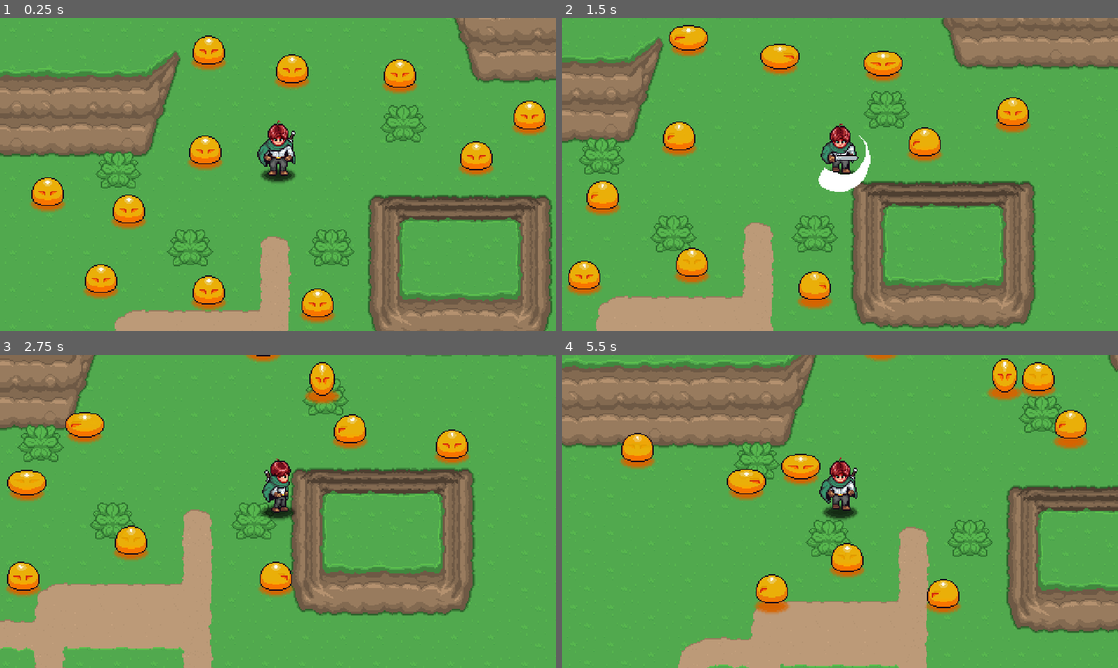
Above: before the commit, frames 1-4 (two rows, left to right).
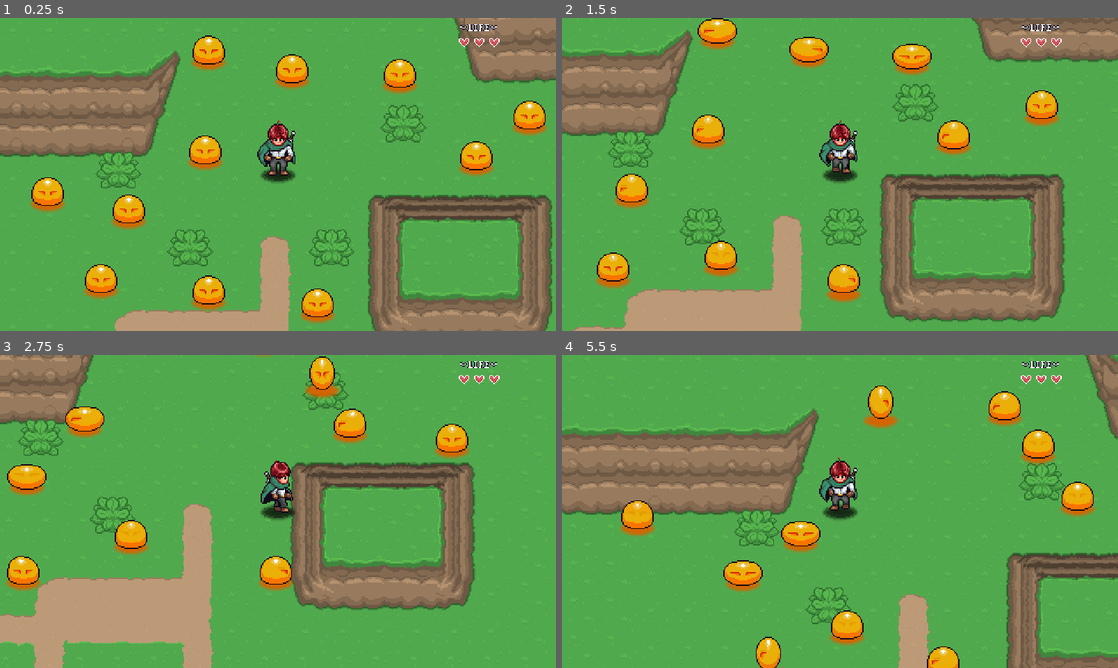
Above: after the commit, the same moments.

Repository: nimaeskandary/aarpg
Game: Godot game, scene res://playground.tscn
Two runs of this game, one before a commit and one after it. Both use one fixed random seed, a clock stepped at 60 frames per second and the inputs below.
Inputs (mouse positions are in pixels of both pictures, inside the frame that each line leads up to):
- Up to frame 1 (0.25 s): no input
- Up to frame 2 (1.5 s): move the mouse to (962, 158) at 0.52 s; hold D (right) 0.53-1.28 s; hold Space (attack, bound only after the commit) 0.53-1.28 s; move the mouse to (728, 190) at 1.27 s; hold S (down) from 1.28 s (still down); click (728, 190) at 1.35 s
- Up to frame 3 (2.75 s): move the mouse to (333, 442) at 2.02 s; release S (down) at 2.03 s; hold D (right) from 2.03 s (still down); hold Space (attack, bound only after the commit) from 2.03 s (still down)
- Up to frame 4 (5.5 s): move the mouse to (812, 574) at 2.77 s; release D (right) at 2.78 s; release Space (attack, bound only after the commit) at 2.78 s; hold W (up) 2.78-3.53 s; click (812, 574) at 2.85 s; move the mouse to (1006, 558) at 3.52 s; hold Space (attack, bound only after the commit) 3.53-4.28 s; hold A (left) 3.53-5.03 s; move the mouse to (673, 464) at 4.27 s; click (673, 464) at 4.35 s; move the mouse to (867, 511) at 5.02 s; hold S (down) from 5.03 s (still down); hold Space (attack, bound only after the commit) from 5.03 s (still down)

The runs differ from the first frame. In frame 1, 0.2% of the frame differs, in the area x 82-90%, y 2-10%; in frame 2, 35%; in frame 3, 14%; in frame 4, 45%, in the area x 0-100%, y 0-100%.

Commit message:
vid 12, player hud

Diff:
--- a/Enemies/Slime/Slime.tscn
+++ b/Enemies/Slime/Slime.tscn
@@ -180,7 +180,7 @@
 tracks/3/loop_wrap = true
 tracks/3/keys = {
 "clips": [{
-"end_offset": 0.0770756,
+"end_offset": 0.0656667,
 "start_offset": 0.0,
 "stream": ExtResource("6_k0rug")
 }],
@@ -272,7 +272,7 @@
 tracks/3/loop_wrap = true
 tracks/3/keys = {
 "clips": [{
-"end_offset": 0.0802239,
+"end_offset": 0.0656667,
 "start_offset": 0.0,
 "stream": ExtResource("6_k0rug")
 }],
@@ -364,7 +364,7 @@
 tracks/3/loop_wrap = true
 tracks/3/keys = {
 "clips": [{
-"end_offset": 0.0755016,
+"end_offset": 0.0656667,
 "start_offset": 0.0,
 "stream": ExtResource("6_k0rug")
 }],
@@ -544,7 +544,7 @@
 tracks/3/loop_wrap = true
 tracks/3/keys = {
 "clips": [{
-"end_offset": 0.766057,
+"end_offset": 0.765667,
 "start_offset": 0.0,
 "stream": ExtResource("6_k0rug")
 }],
@@ -600,7 +600,7 @@
 tracks/3/loop_wrap = true
 tracks/3/keys = {
 "clips": [{
-"end_offset": 0.766057,
+"end_offset": 0.765667,
 "start_offset": 0.0,
 "stream": ExtResource("6_k0rug")
 }],
@@ -656,7 +656,7 @@
 tracks/3/loop_wrap = true
 tracks/3/keys = {
 "clips": [{
-"end_offset": 0.766057,
+"end_offset": 0.765667,
 "start_offset": 0.0,
 "stream": ExtResource("6_k0rug")
 }],
--- /dev/null
+++ b/GUI/PlayerHud/HeartGUI.tscn
@@ -0,0 +1,16 @@
+[gd_scene load_steps=3 format=3 uid="uid://dcjpru35deau3"]
+
+[ext_resource type="Script" path="res://GUI/PlayerHud/heart_gui.gd" id="1_5ft3u"]
+[ext_resource type="Texture2D" uid="uid://b8jx3sdd4ofdf" path="res://GUI/PlayerHud/gui-health.png" id="1_cnc6w"]
+
+[node name="Heart" type="Control"]
+custom_minimum_size = Vector2(9, 8)
+layout_mode = 3
+anchors_preset = 0
+script = ExtResource("1_5ft3u")
+
+[node name="Sprite2D" type="Sprite2D" parent="."]
+texture = ExtResource("1_cnc6w")
+centered = false
+hframes = 7
+vframes = 2
--- /dev/null
+++ b/GUI/PlayerHud/PlayerHud.tscn
@@ -0,0 +1,92 @@
+[gd_scene load_steps=4 format=3 uid="uid://bwt58towieg2k"]
+
+[ext_resource type="Script" path="res://GUI/PlayerHud/player_hud.gd" id="1_0rjqd"]
+[ext_resource type="Texture2D" uid="uid://b8jx3sdd4ofdf" path="res://GUI/PlayerHud/gui-health.png" id="1_58dk7"]
+[ext_resource type="PackedScene" uid="uid://dcjpru35deau3" path="res://GUI/PlayerHud/HeartGUI.tscn" id="2_0qq4j"]
+
+[node name="PlayerHud" type="CanvasLayer"]
+script = ExtResource("1_0rjqd")
+
+[node name="Control" type="Control" parent="."]
+layout_mode = 3
+anchors_preset = 15
+anchor_right = 1.0
+anchor_bottom = 1.0
+grow_horizontal = 2
+grow_vertical = 2
+
+[node name="Sprite2D" type="Sprite2D" parent="Control"]
+position = Vector2(413, 8)
+texture = ExtResource("1_58dk7")
+region_enabled = true
+region_rect = Rect2(30, 1, 32, 6)
+
+[node name="HFlowContainer" type="HFlowContainer" parent="Control"]
+layout_mode = 0
+offset_left = 349.0
+offset_top = 17.0
+offset_right = 479.0
+offset_bottom = 40.0
+theme_override_constants/h_separation = 4
+theme_override_constants/v_separation = 2
+alignment = 1
+
+[node name="Heart" parent="Control/HFlowContainer" instance=ExtResource("2_0qq4j")]
+layout_mode = 2
+
+[node name="Heart2" parent="Control/HFlowContainer" instance=ExtResource("2_0qq4j")]
+layout_mode = 2
+
+[node name="Heart3" parent="Control/HFlowContainer" instance=ExtResource("2_0qq4j")]
+layout_mode = 2
+
+[node name="Heart4" parent="Control/HFlowContainer" instance=ExtResource("2_0qq4j")]
+layout_mode = 2
+
+[node name="Heart5" parent="Control/HFlowContainer" instance=ExtResource("2_0qq4j")]
+layout_mode = 2
+
+[node name="Heart6" parent="Control/HFlowContainer" instance=ExtResource("2_0qq4j")]
+layout_mode = 2
+
+[node name="Heart7" parent="Control/HFlowContainer" instance=ExtResource("2_0qq4j")]
+layout_mode = 2
+
+[node name="Heart8" parent="Control/HFlowContainer" instance=ExtResource("2_0qq4j")]
+layout_mode = 2
+
+[node name="Heart9" parent="Control/HFlowContainer" instance=ExtResource("2_0qq4j")]
+layout_mode = 2
+
+[node name="Heart10" parent="Control/HFlowContainer" instance=ExtResource("2_0qq4j")]
+layout_mode = 2
+
+[node name="Heart11" parent="Control/HFlowContainer" instance=ExtResource("2_0qq4j")]
+layout_mode = 2
+
+[node name="Heart12" parent="Control/HFlowContainer" instance=ExtResource("2_0qq4j")]
+layout_mode = 2
+
+[node name="Heart13" parent="Control/HFlowContainer" instance=ExtResource("2_0qq4j")]
+layout_mode = 2
+
+[node name="Heart14" parent="Control/HFlowContainer" instance=ExtResource("2_0qq4j")]
+layout_mode = 2
+
+[node name="Heart15" parent="Control/HFlowContainer" instance=ExtResource("2_0qq4j")]
+layout_mode = 2
+
+[node name="Heart16" parent="Control/HFlowContainer" instance=ExtResource("2_0qq4j")]
+layout_mode = 2
+
+[node name="Heart17" parent="Control/HFlowContainer" instance=ExtResource("2_0qq4j")]
+layout_mode = 2
+
+[node name="Heart18" parent="Control/HFlowContainer" instance=ExtResource("2_0qq4j")]
+layout_mode = 2
+
+[node name="Heart19" parent="Control/HFlowContainer" instance=ExtResource("2_0qq4j")]
+layout_mode = 2
+
+[node name="Heart20" parent="Control/HFlowContainer" instance=ExtResource("2_0qq4j")]
+layout_mode = 2
--- /dev/null
+++ b/GUI/PlayerHud/heart_gui.gd
@@ -0,0 +1,13 @@
+class_name HeartGui
+extends Control
+
+@onready var sprite: Sprite2D = $Sprite2D
+
+var value: int = 2:
+	set(_value):
+		value = _value
+		update_sprite()
+
+
+func update_sprite() -> void:
+	sprite.frame = value
--- /dev/null
+++ b/GUI/PlayerHud/player_hud.gd
@@ -0,0 +1,31 @@
+extends CanvasLayer
+
+var hearts: Array[HeartGui] = []
+
+
+# Called when the node enters the scene tree for the first time.
+func _ready():
+	for child in $Control/HFlowContainer.get_children():
+		if child is HeartGui:
+			child.visible = false
+			hearts.append(child)
+
+
+func update_hp(hp: int, max_hp: int) -> void:
+	update_max_hp(max_hp)
+	for i in max_hp:
+		update_heart(i, hp)
+
+
+func update_heart(index: int, hp: int) -> void:
+	var value: int = clampi(hp - index * 2, 0, 2)
+	hearts[index].value = value
+
+
+func update_max_hp(max_hp: int) -> void:
+	var heart_count: int = roundi(max_hp * 0.5)
+	for i in hearts.size():
+		if i < heart_count:
+			hearts[i].visible = true
+		else:
+			hearts[i].visible = false
--- a/Player/Scripts/player.gd
+++ b/Player/Scripts/player.gd
@@ -78,6 +78,7 @@
 
 func update_hp(delta: int) -> void:
 	hp = clampi(hp + delta, 0, max_hp)
+	PlayerHud.update_hp(hp, max_hp)
 
 
 func make_invulnerable(d: float = 1.0) -> void:
--- a/Player/player.tscn
+++ b/Player/player.tscn
@@ -575,7 +575,7 @@
 "start_offset": 0.0,
 "stream": ExtResource("14_eea4w")
 }],
-"times": PackedFloat32Array(0.00108495)
+"times": PackedFloat32Array(0)
 }
 tracks/1/use_blend = true
 
--- a/project.godot
+++ b/project.godot
@@ -13,12 +13,14 @@
 config/name="AARPG"
 run/main_scene="res://playground.tscn"
 config/features=PackedStringArray("4.3", "Forward Plus")
+boot_splash/show_image=false
 config/icon="res://icon.svg"
 
 [autoload]
 
 GlobalLevelManager="*res://Globals/global_level_manager.gd"
 GlobalPlayerManager="*res://Globals/global_player_manager.gd"
+PlayerHud="*res://GUI/PlayerHud/PlayerHud.tscn"
 
 [display]
 
@@ -31,7 +33,6 @@
 [editor]
 
 version_control/plugin_name="GitPlugin"
-version_control/autoload_on_startup=true
 
 [input]
 
@@ -57,7 +58,7 @@
 }
 attack={
 "deadzone": 0.5,
-"events": [Object(InputEventMouseButton,"resource_local_to_scene":false,"resource_name":"","device":-1,"window_id":0,"alt_pressed":false,"shift_pressed":false,"ctrl_pressed":false,"meta_pressed":false,"button_mask":1,"position":Vector2(261, 2),"global_position":Vector2(270, 48),"factor":1.0,"button_index":1,"canceled":false,"pressed":true,"double_click":false,"script":null)
+"events": [Object(InputEventKey,"resource_local_to_scene":false,"resource_name":"","device":-1,"window_id":0,"alt_pressed":false,"shift_pressed":false,"ctrl_pressed":false,"meta_pressed":false,"pressed":false,"keycode":32,"physical_keycode":0,"key_label":0,"unicode":32,"location":0,"echo":false,"script":null)
 ]
 }
 
